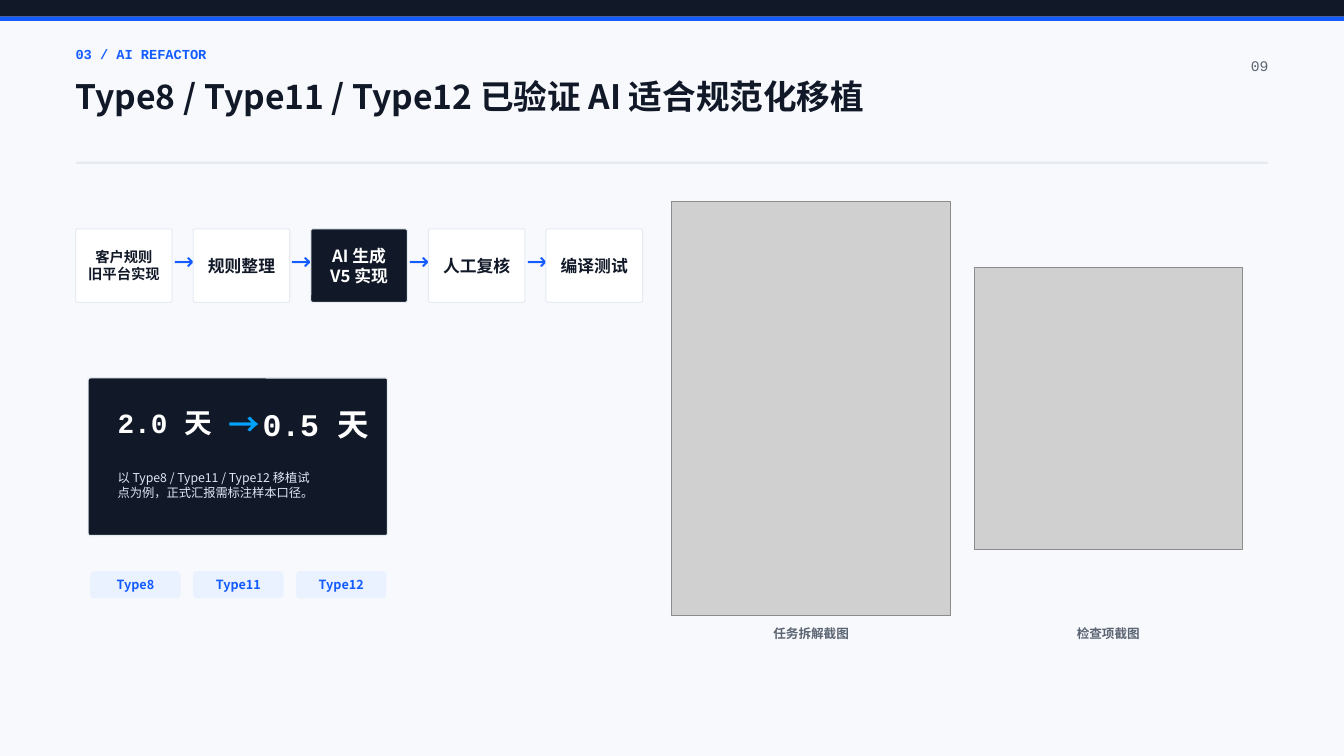
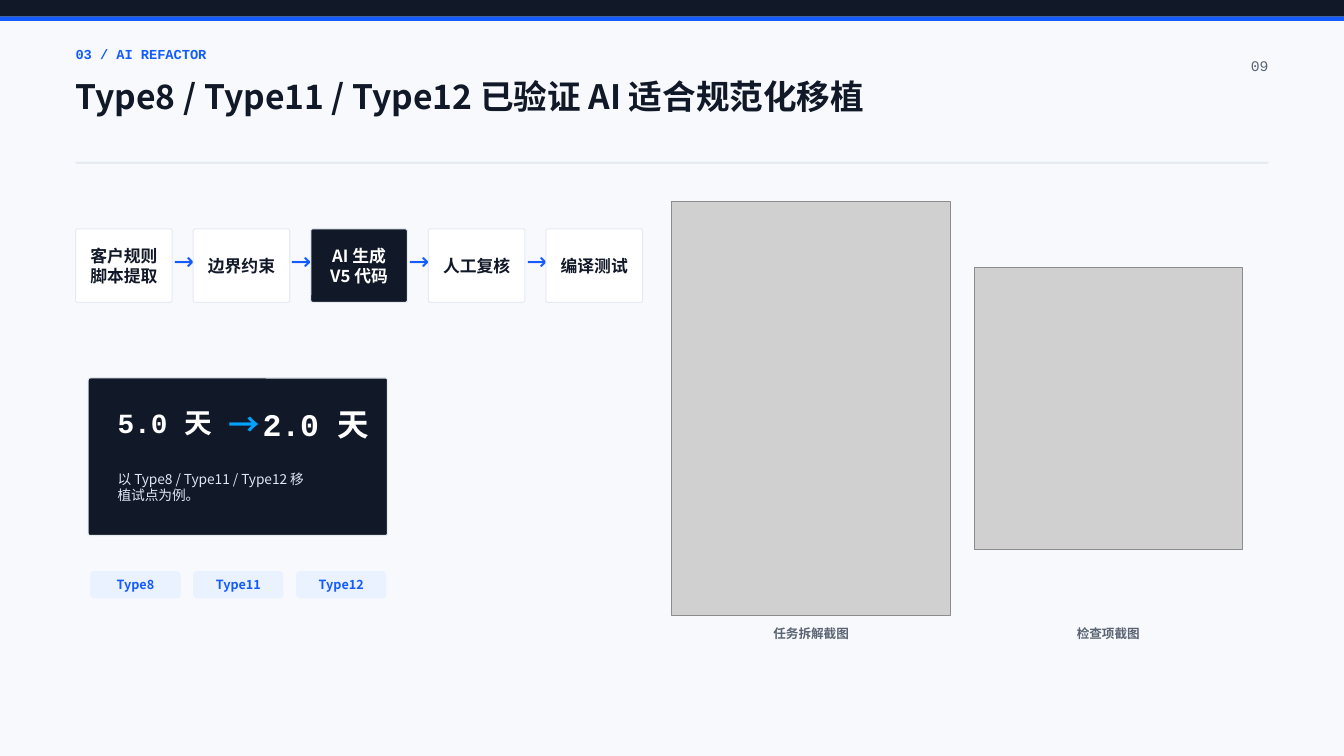
Before and after one commit to mhlucifer/personal-coach, a slide deck: slide 9 of ppt_work/bios_ai_stage_report_package_20260528/05_BIOS_AI_阶段汇报_瑞士工程风.pptx. Drawn at 1344x756 pixels with LibreOffice and Linux fonts; fonts in the diff are those of the drawing; grey boxes stand for pictures. Boxes give left, top, right and bottom in pixels: in the first picture for what was removed or moved away, otherwise in the second. Text is boxed around its words. In the diff, an @@ line names an element or a change of style, - is before the commit and + after.

```diff
--- a/ppt_work/bios_ai_stage_report_package_20260528/05_BIOS_AI_阶段汇报_瑞士工程风.pptx
+++ b/ppt_work/bios_ai_stage_report_package_20260528/05_BIOS_AI_阶段汇报_瑞士工程风.pptx
@@ text at bbox=[90, 268, 157, 284]: text changed; size 10.2 to 12 pt @@
-旧平台实现
+脚本提取
@@ text at bbox=[90, 247, 157, 264]: size 10.2 to 12 pt in "客户规则" @@
@@ text at bbox=[208, 257, 275, 274]: text changed @@
-规则整理
+边界约束
@@ text at bbox=[330, 247, 388, 284]: text changed @@
-AI 生成 V5 实现
+AI 生成 V5 代码
@@ text at bbox=[118, 411, 212, 435]: text changed @@
-2.0 天
+5.0 天
@@ text at bbox=[229, 411, 370, 439]: text changed @@
-0.5 天
+2.0 天
@@ text at bbox=[118, 472, 304, 501]: text changed; size 8.8 to 9.8 pt @@
-以 Type8 / Type11 / Type12 移植试点为例，正式汇报需标注样本口径。
+以 Type8 / Type11 / Type12 移植试点为例。
```
Also in this commit, not shown: 9 other slides changed, 8 other files.
